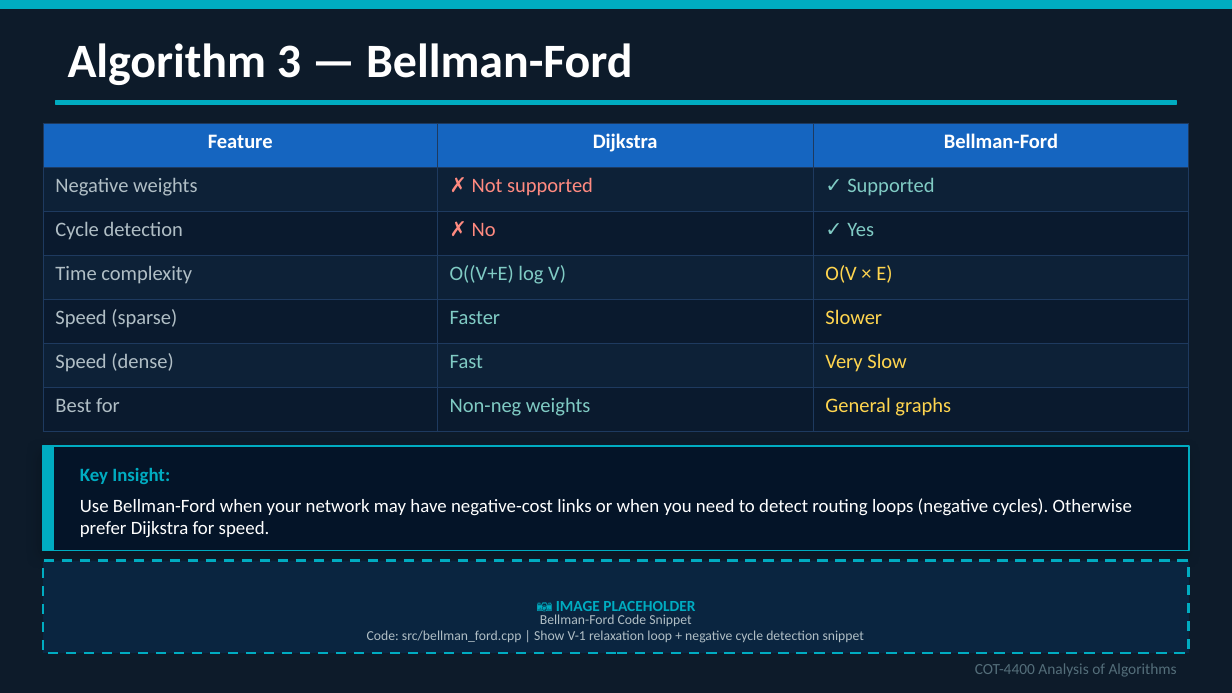
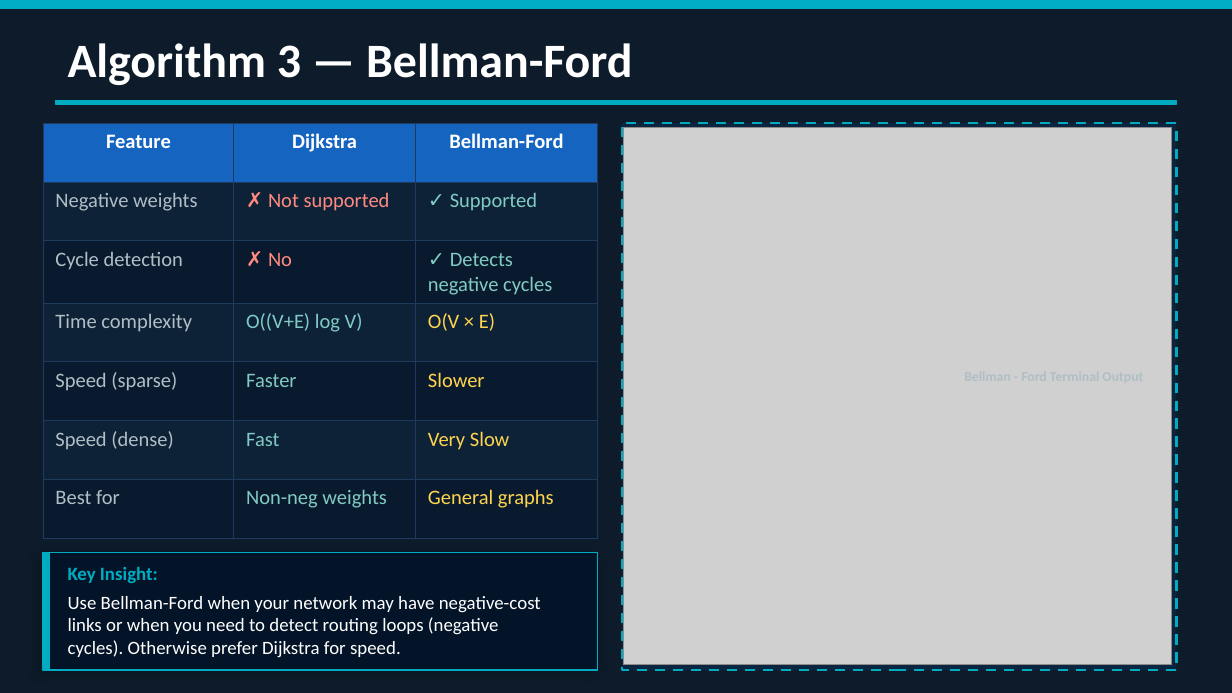
Before and after one commit to ZYXERO/COT4400-Router-Network-Optimization, a slide deck: slide 10 of docs/slides/COT4400_Presentation.pptx (slide 7 before the commit). Drawn at 1232x693 pixels with LibreOffice and Linux fonts; fonts in the diff are those of the drawing; grey boxes stand for pictures. Boxes give left, top, right and bottom in pixels: in the first picture for what was removed or moved away, otherwise in the second. Text is boxed around its words. In the diff, an @@ line names an element or a change of style, - is before the commit and + after.

```diff
--- a/docs/slides/COT4400_Presentation.pptx
+++ b/docs/slides/COT4400_Presentation.pptx
@@ table at [43,123,599,537] @@
-row 3, column 3: ✓ Yes
+row 3, column 3: ✓ Detects negative cycles
@@ table: place and size @@
-table at [43,123,1189,431]
+table at [43,123,599,537]
@@ rectangle: place and size @@
-rectangle at [43,561,1189,653]
+rectangle at [622,123,1177,670]
@@ picture added at [623,127,1172,664] @@
@@ rectangle: place and size @@
-rectangle at [43,446,53,551]
+rectangle at [43,552,49,669]
@@ rectangle: place and size @@
-rectangle at [43,446,1189,551]
+rectangle at [43,552,598,669]
@@ text "Key Insight:": place and size @@
-text "Key Insight:" at [80,468,170,484]
+text "Key Insight:" at [68,567,158,583]
@@ text "Use Bellman-Ford when your network ..." rewrapped from [80,498,1132,537] to [68,596,541,658] @@
@@ text removed at [540,614,691,626] @@
-Bellman-Ford Code Snippet
@@ text removed at [556,601,695,616] @@
-📷 IMAGE PLACEHOLDER
@@ text removed at [367,630,864,643] @@
-Code: src/bellman_ford.cpp | Show V-1 relaxation loop + negative cycle detection snippet
@@ text removed at [975,663,1177,677] @@
-COT-4400 Analysis of Algorithms
```
Also in this commit, not shown: 10 other slides changed, 4 slides added, 2 other files.
